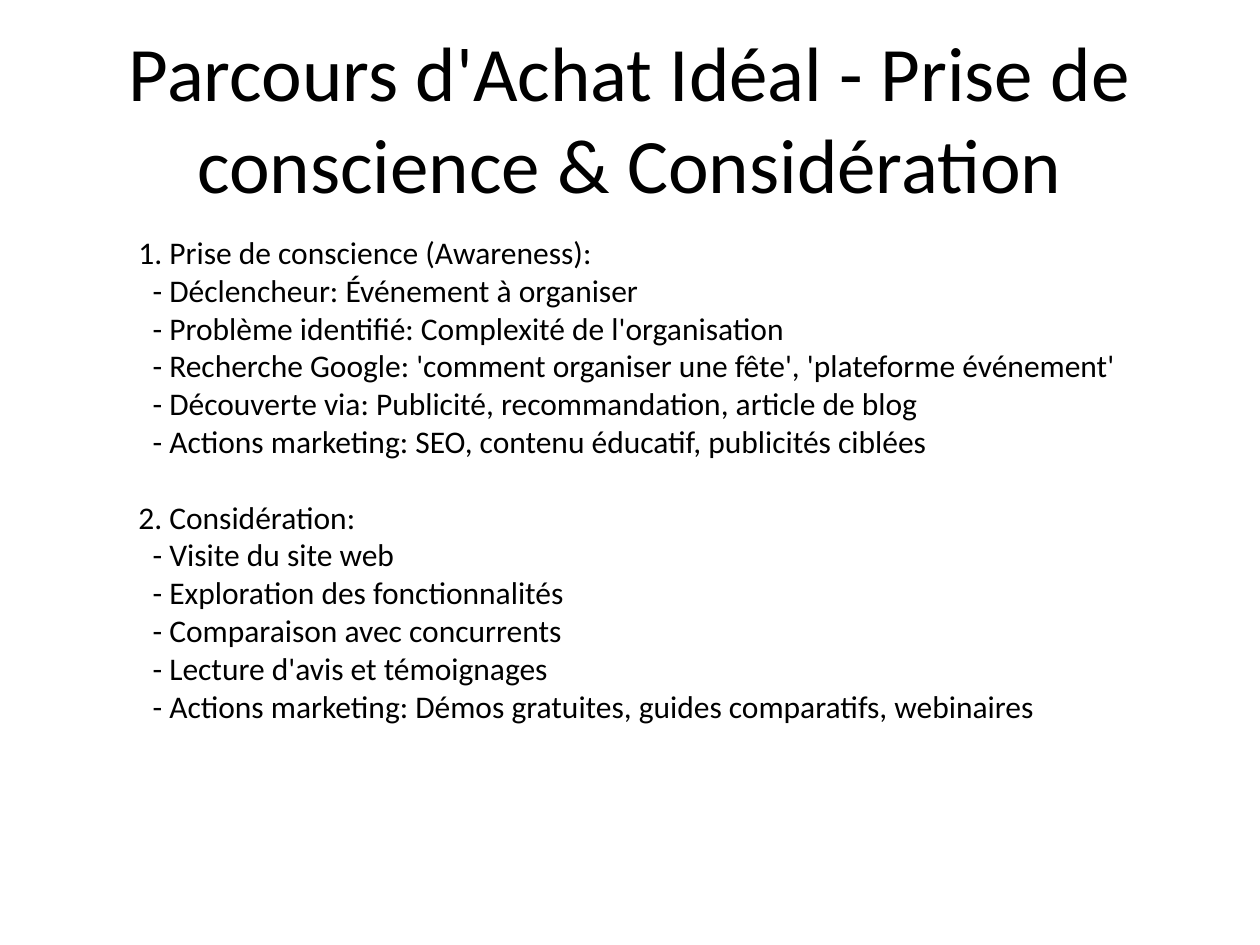
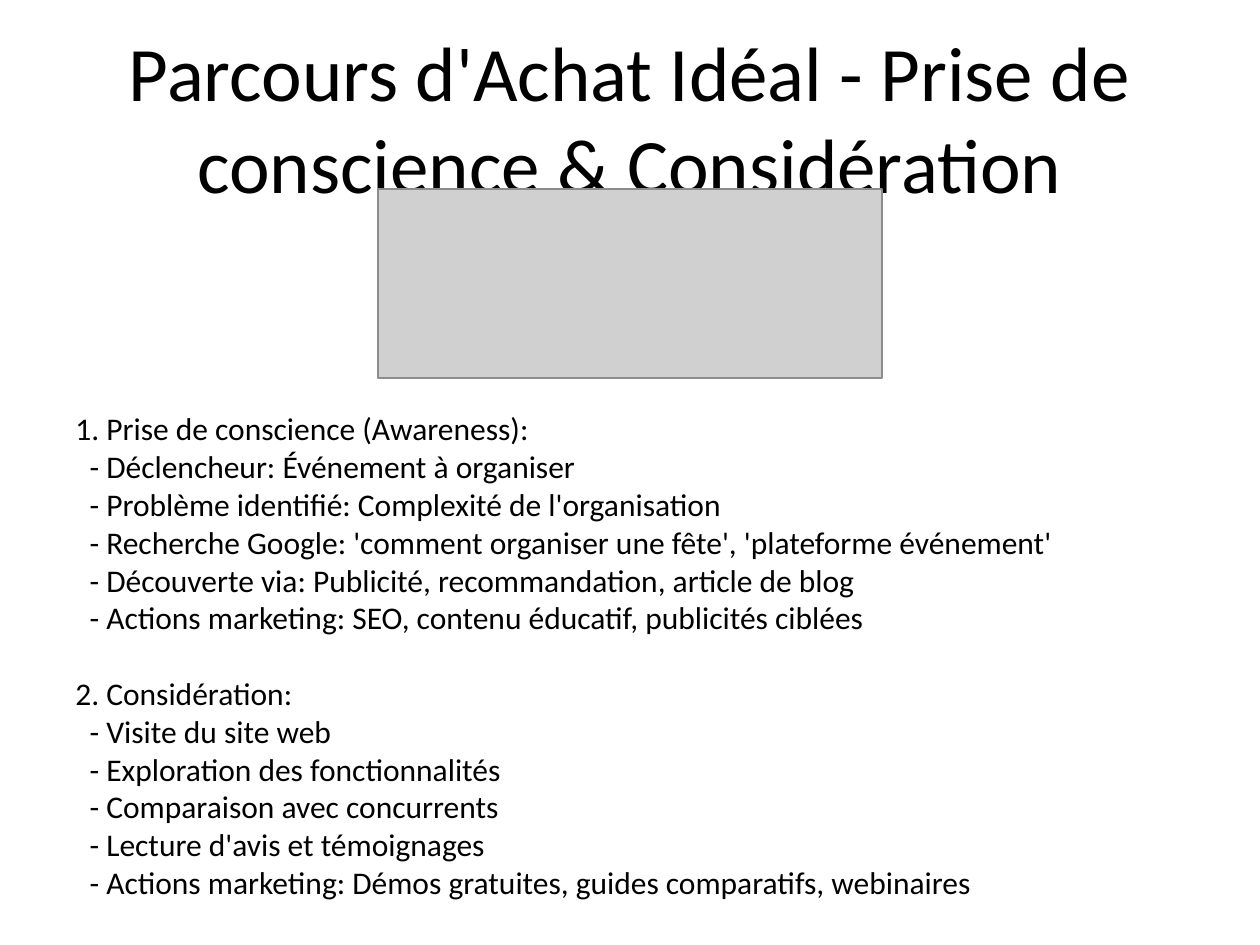
Before and after one commit to adnene1998/Spacy-spam-assasin-, a slide deck: slide 12 of Plan_Marketing_Plateforme_Gestion_Fetes.pptx. Drawn at 1260x945 pixels with LibreOffice and Linux fonts; fonts in the diff are those of the drawing; grey boxes stand for pictures. Boxes give left, top, right and bottom in pixels: in the first picture for what was removed or moved away, otherwise in the second. Text is boxed around its words. In the diff, an @@ line names an element or a change of style, - is before the commit and + after.

```diff
--- a/Plan_Marketing_Plateforme_Gestion_Fetes.pptx
+++ b/Plan_Marketing_Plateforme_Gestion_Fetes.pptx
@@ picture added at box(378, 189, 882, 378) @@
@@ text "1. Prise de conscience (Awareness):": place and size @@
-text "1. Prise de conscience (Awareness):" at box(138, 241, 1114, 724)
+text "1. Prise de conscience (Awareness):" at box(75, 417, 1051, 900)
```
Also in this commit, not shown: 5 other slides changed, 4 other files.
